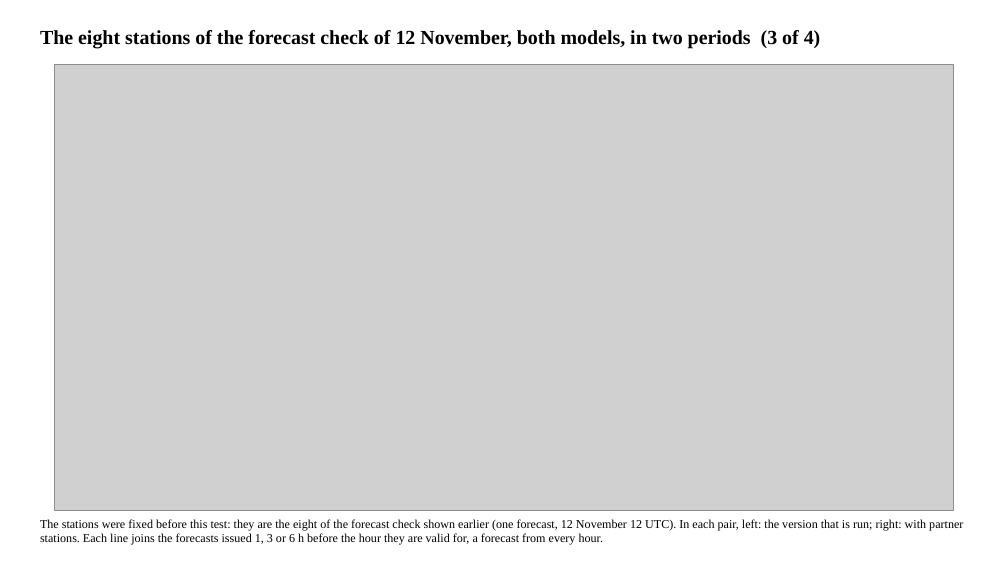
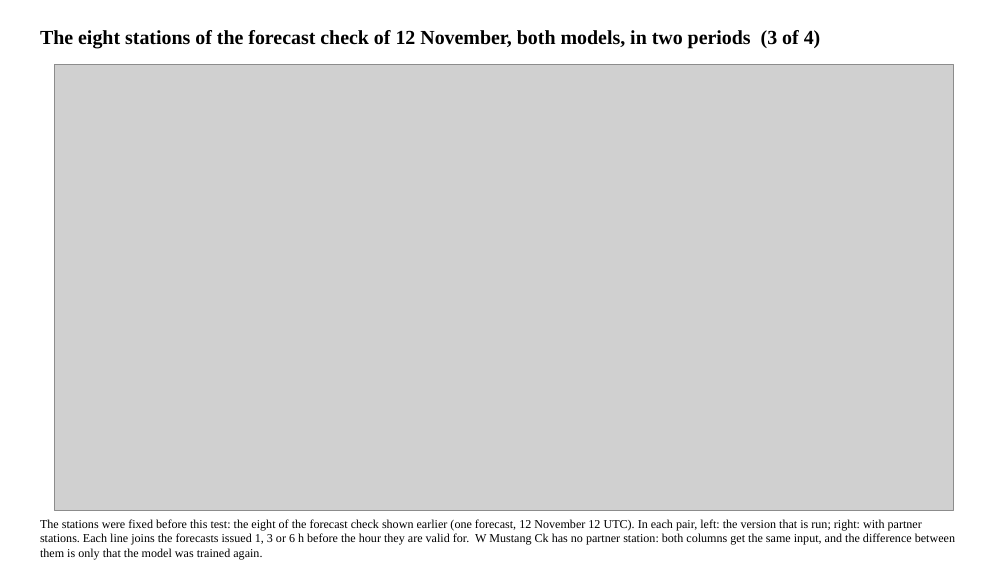
Before and after one commit to LaurenW1997/subdomainLSTM, a slide deck: slide 15 of deliverables/34_since_meeting.pptx. Drawn at 1008x567 pixels with LibreOffice and Linux fonts; fonts in the diff are those of the drawing; grey boxes stand for pictures. Boxes give left, top, right and bottom in pixels: in the first picture for what was removed or moved away, otherwise in the second. Text is boxed around its words. In the diff, an @@ line names an element or a change of style, - is before the commit and + after.

```diff
--- a/deliverables/34_since_meeting.pptx
+++ b/deliverables/34_since_meeting.pptx
@@ text at bbox=[40, 519, 955, 560]: text changed @@
-The stations were fixed before this test: they are the eight of the forecast check shown earlier (one forecast, 12 November 12 UTC). In each pair, left: the version that is run; right: with partner stations. Each line joins the forecasts issued 1, 3 or 6 h before the hour they are valid for, a forecast from every hour.
+The stations were fixed before this test: the eight of the forecast check shown earlier (one forecast, 12 November 12 UTC). In each pair, left: the version that is run; right: with partner stations. Each line joins the forecasts issued 1, 3 or 6 h before the hour they are valid for. W Mustang Ck has no partner station: both columns get the same input, and the difference between them is only that the model was trained again.
```
Also in this commit, not shown: 3 other slides changed, 1 slide added.
